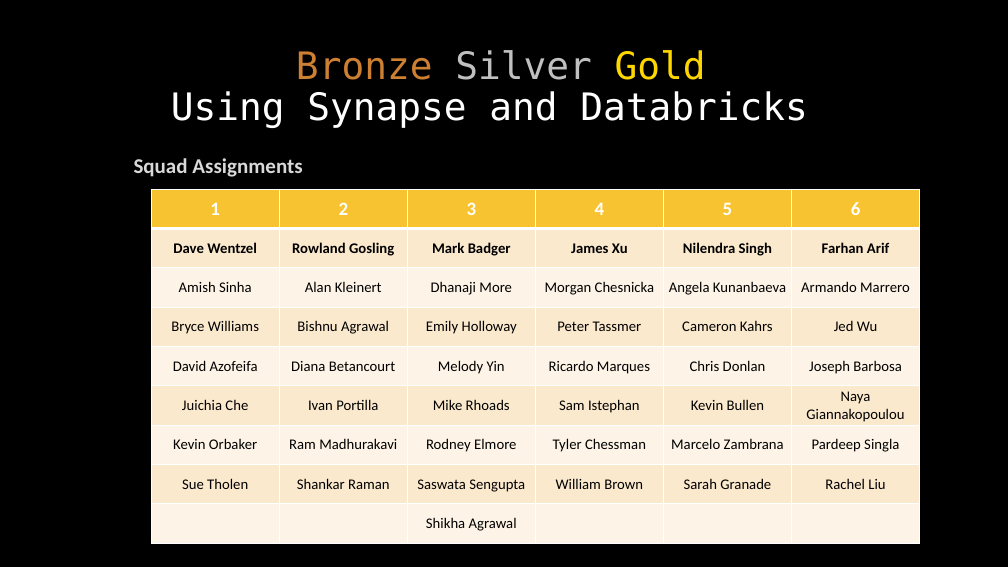
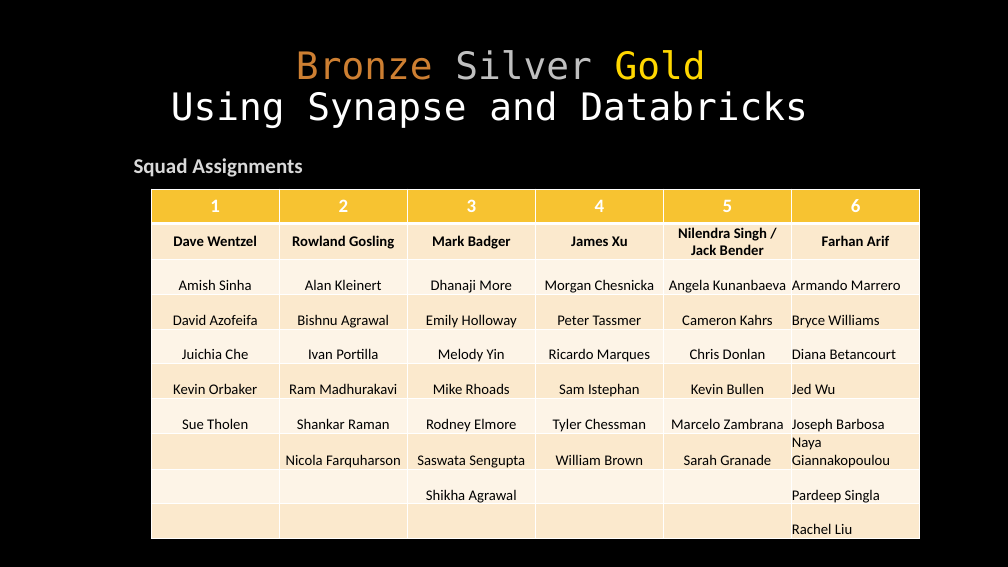
Before and after one commit to microsoft/WhatTheHack, a slide deck: slide 29 of xxx-SynapseAndDatabricks/Coach/Bronze-Silver-Gold.pptx. Drawn at 1008x567 pixels with LibreOffice and Linux fonts; fonts in the diff are those of the drawing. Boxes give left, top, right and bottom in pixels: in the first picture for what was removed or moved away, otherwise in the second. Text is boxed around its words. In the diff, an @@ line names an element or a change of style, - is before the commit and + after.

Commit message:
Updated PowerPoint

```diff
--- a/xxx-SynapseAndDatabricks/Coach/Bronze-Silver-Gold.pptx
+++ b/xxx-SynapseAndDatabricks/Coach/Bronze-Silver-Gold.pptx
@@ table at <box>151,189,918,543</box> @@
-row 2, column 5: Nilendra Singh
+row 2, column 5: Nilendra Singh / Jack Bender
-row 4: Bryce Williams | Bishnu Agrawal | Emily Holloway | Peter Tassmer | Cameron Kahrs | Jed Wu
-row 5: David Azofeifa | Diana Betancourt | Melody Yin | Ricardo Marques | Chris Donlan | Joseph Barbosa
-row 6: Juichia Che | Ivan Portilla | Mike Rhoads | Sam Istephan | Kevin Bullen | Naya Giannakopoulou
-row 7: Kevin Orbaker | Ram Madhurakavi | Rodney Elmore | Tyler Chessman | Marcelo Zambrana | Pardeep Singla
-row 8: Sue Tholen | Shankar Raman | Saswata Sengupta | William Brown | Sarah Granade | Rachel Liu
-row 9:  |  | Shikha Agrawal |  |  | 
+row 4: David Azofeifa | Bishnu Agrawal | Emily Holloway | Peter Tassmer | Cameron Kahrs | Bryce Williams
+row 5: Juichia Che | Ivan Portilla | Melody Yin | Ricardo Marques | Chris Donlan | Diana Betancourt
+row 6: Kevin Orbaker | Ram Madhurakavi | Mike Rhoads | Sam Istephan | Kevin Bullen | Jed Wu
+row 7: Sue Tholen | Shankar Raman | Rodney Elmore | Tyler Chessman | Marcelo Zambrana | Joseph Barbosa
+row 8:  | Nicola Farquharson | Saswata Sengupta | William Brown | Sarah Granade | Naya Giannakopoulou
+row 9:  |  | Shikha Agrawal |  |  | Pardeep Singla
+row 10:  |  |  |  |  | Rachel Liu
```
